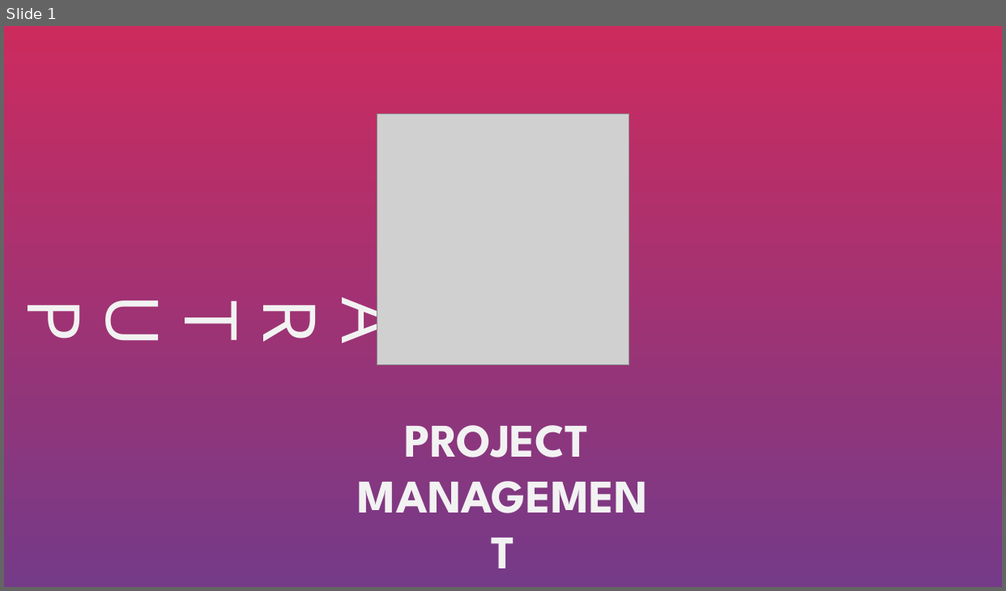
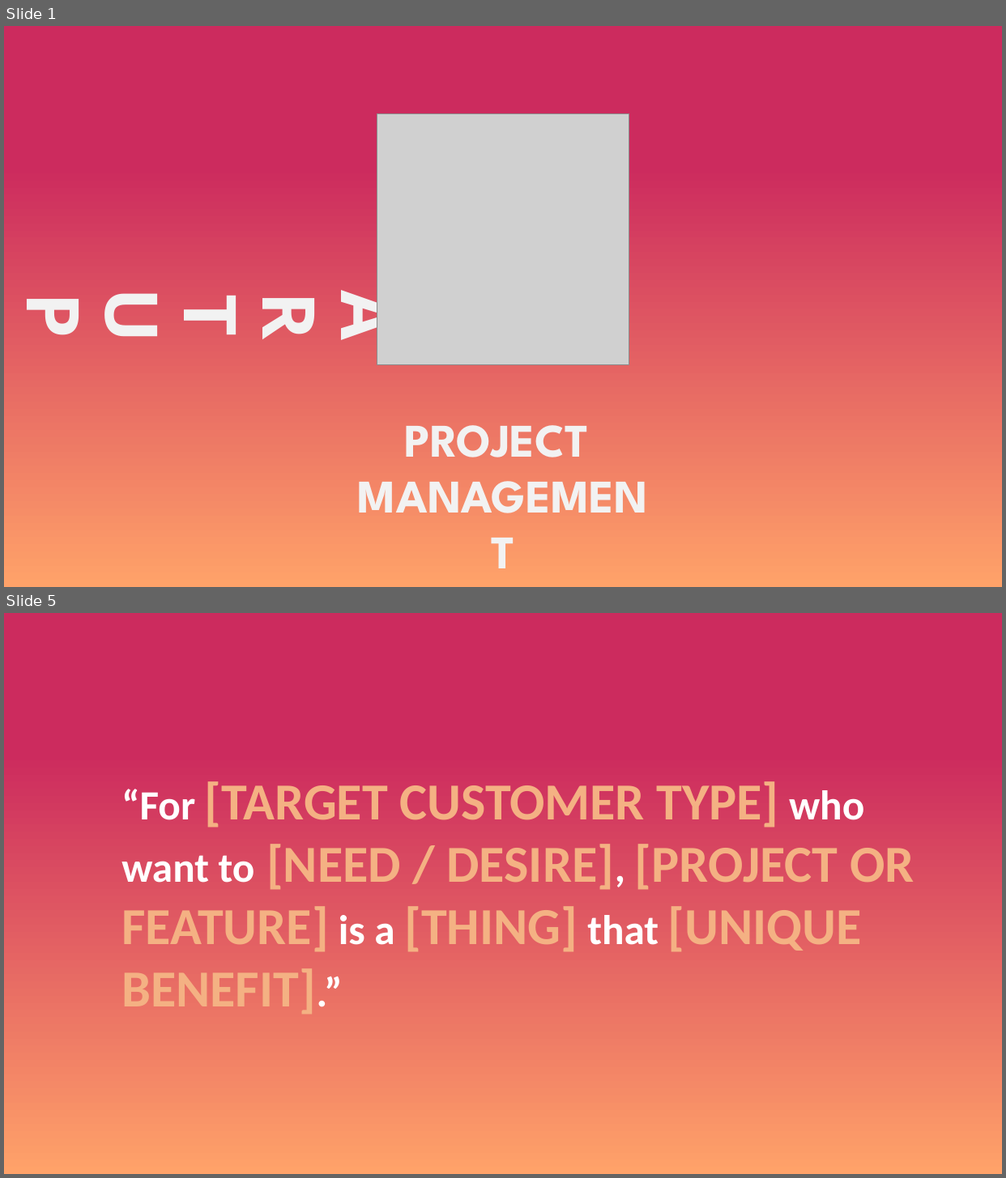
Before and after one commit to cimadev/PlaticasTalleres, a slide deck: 2018/18_05_18 Innovatec TEC/Startup Project Management.pptx. Shown one above the other, each under a label of ours: slide 1 before the commit, slides 1 and 5 after it; the slides between them are not shown. The pictures are 1006x591 and 1006x1178 pixels, drawn with LibreOffice and Linux fonts; fonts in the diff are those of the drawing; grey boxes stand for pictures. Boxes give left, top, right and bottom in pixels: in the first picture for what was removed or moved away, otherwise in the second. Text is boxed around its words. In the diff, an @@ line names an element or a change of style, - is before the commit and + after.

```diff
--- a/2018/18_05_18 Innovatec TEC/Startup Project Management.pptx
+++ b/2018/18_05_18 Innovatec TEC/Startup Project Management.pptx
@@ slide 5 added at (x1=4, y1=613, x2=1002, y2=1174), background gradient #CC2B5E to #FFA269 @@
@@ text added at (x1=121, y1=781, x2=914, y2=1014), 50 pt, text #F4B183, bold @@
+“For [TARGET CUSTOMER TYPE] who want to [NEED / DESIRE], [PROJECT OR FEATURE] is a [THING] that [UNIQUE BENEFIT].”
@@ slide 1 changed as well @@
@@ background gradient #CC2B5E to #753A88 to gradient #CC2B5E to #FFA269 @@
@@ title "S T A R T ..." moved from (x1=6, y1=301, x2=420, y2=344) to (x1=6, y1=293, x2=420, y2=339) @@
@@ title "S T A R T ..." at (x1=6, y1=293, x2=420, y2=339): bold on @@
```
Also in this commit, not shown: 1 other slide changed, 23 other slides added, 1 slide removed, 2 other files.
